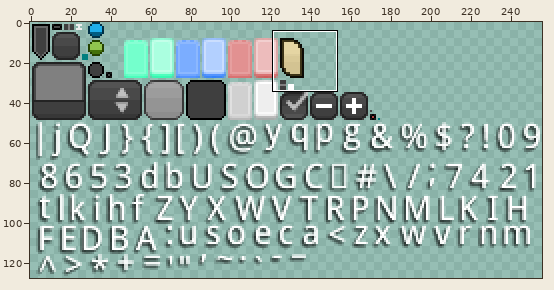
A sprite sheet gets an edit: FriendsWithMonsters/android/assets/scene2d/uiskin.png. Above, an overview of the earlier version with the close-up marked.
Close-up. Before the commit:
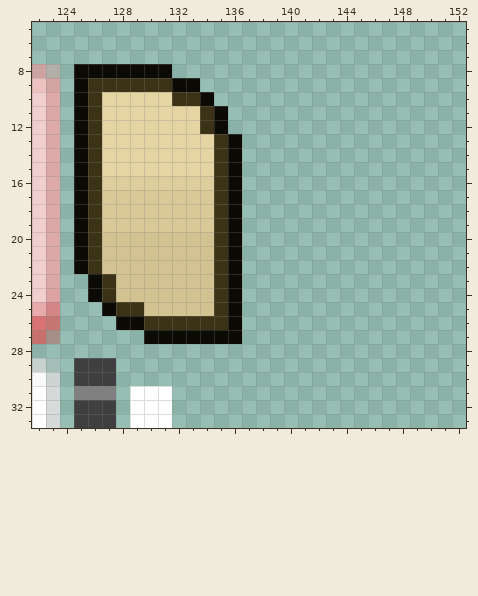
The file is 256x128 pixels. Pixels under 10% opacity are left out. Colours within 5 levels of each other are drawn and written as one. Shown: x 122..152, y 5..33.
The same view after the edit:
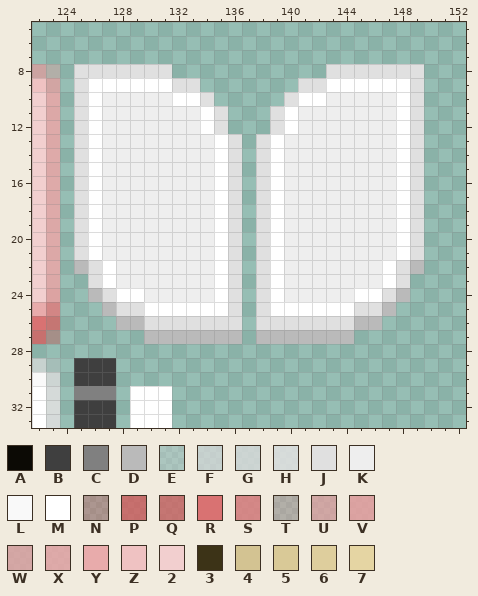
Palette (. is transparent): A #0c0a05  B #3f3f3f  C #808080  D #bababa  E #d3d3d35d  F #d9d9d9ba  G #dcdcdcc7  H #e0e0e0df  J #e0e0e0  K #eeeeee  L #f9f9f9  M #ffffff  N #d253535f  P #d45b5bc9  Q #d45f5fc2  R #d97272  S #dd8080de  T #e394945d  U #e59e9eba  V #e69f9fdf  W #e6a1a1c7  X #e8a7a7df  Y #e8abab  Z #efc2c2  2 #f2cfcf  3 #3c3317  4 #d3c392  5 #d9c997  6 #dece9d  7 #e5d5a3
Diff:
@@ x 122..152 @@
  7 ...............................
- 8 UT.AAAAAAA.....................
- 9 ZW.A333333AA...................
-10 2X.A37777733A..................
-11 2X.A377777773A.................
-12 2X.A377777773A.................
-13 2X.A3777777773A................
-14 2X.A3777777773A................
-15 2X.A3777777773A................
-16 2X.A3666666663A................
-17 2X.A3555555553A................
-18 2X.A3555555553A................
-19 2X.A3555555553A................
-20 2X.A3444444443A................
-21 2X.A3444444443A................
-22 2X.A3444444443A................
-23 2X..A344444443A................
-24 2V..A344444443A................
-25 YS...A33444443A................
-26 RQ....AA333333A................
-27 PN......AAAAAAA................
+ 8 UT.JJJJJJJ...........JJJJJJJ...
+ 9 ZW.JMMMMMMJJ.......JJMMMMMMJ...
+10 2X.JMKKKKKMMJ.....JMMKKKKKMJ...
+11 2X.JMKKKKKKKMJ...JMKKKKKKKMJ...
+12 2X.JMKKKKKKKMJ...JMKKKKKKKMJ...
+13 2X.JMKKKKKKKKMJ.JMKKKKKKKKMJ...
+14 2X.JMKKKKKKKKMJ.JMKKKKKKKKMJ...
+15 2X.JMKKKKKKKKMJ.JMKKKKKKKKMJ...
+16 2X.JMKKKKKKKKMJ.JMKKKKKKKKMJ...
+17 2X.JMKKKKKKKKMJ.JMKKKKKKKKMJ...
+18 2X.JMKKKKKKKKMJ.JMKKKKKKKKMJ...
+19 2X.JMKKKKKKKKMJ.JMKKKKKKKKMJ...
+20 2X.JMKKKKKKKKMJ.JMKKKKKKKKMJ...
+21 2X.JMKKKKKKKKMJ.JMKKKKKKKKMJ...
+22 2X.DJMKKKKKKKMJ.JMKKKKKKKMJD...
+23 2X..JMKKKKKKKMJ.JMKKKKKKKMJ....
+24 2V..DJMMKKKKKMJ.JMKKKKKMMJD....
+25 YS...DJJMMMMMMJ.JMMMMMMJJD.....
+26 RQ....DDJJJJJJJ.JJJJJJJDD......
+27 PN......DDDDDDD.DDDDDDD........
 28 ...............................
